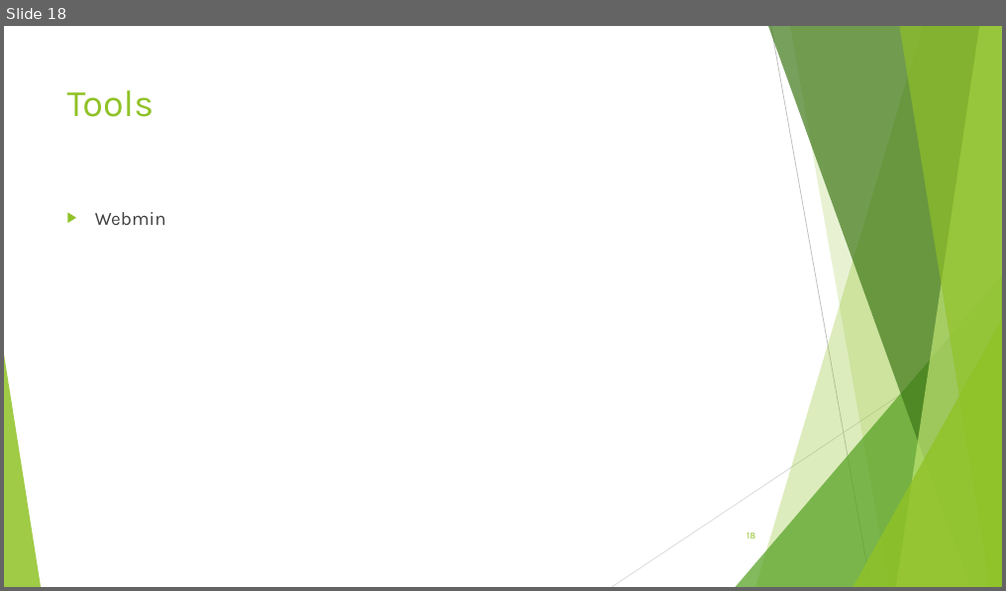
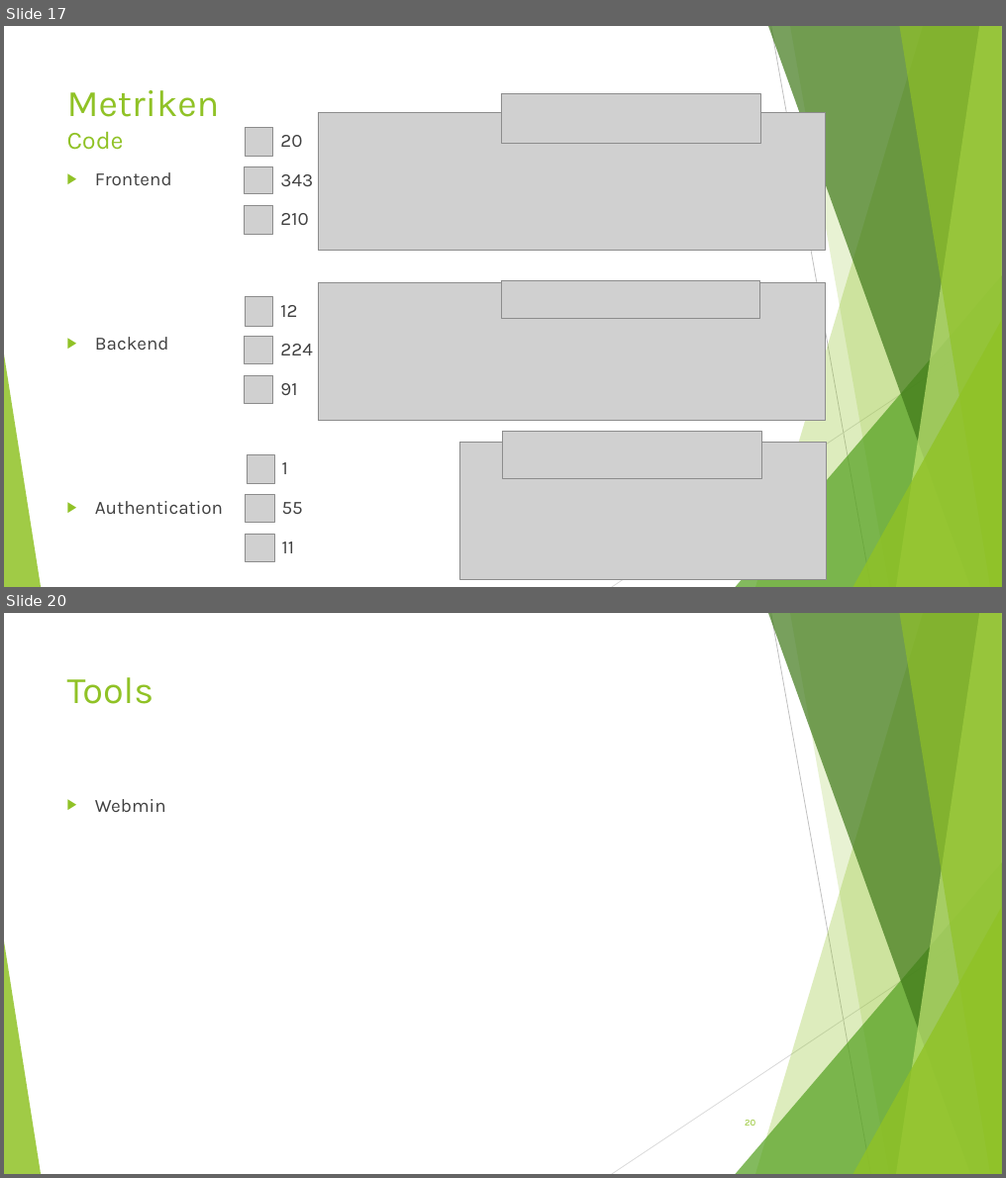
Before and after one commit to BirbsOfPrey/RecipeManager-Project, a slide deck: Präsentation/RecipeManager_Präsentation.pptx. Shown one above the other, each under a label of ours: slide 18 before the commit, slides 17 and 20 after it; the slides between them are not shown. The pictures are 1006x591 and 1006x1178 pixels, drawn with LibreOffice and Linux fonts; fonts in the diff are those of the drawing; grey boxes stand for pictures. Boxes give left, top, right and bottom in pixels: in the first picture for what was removed or moved away, otherwise in the second. Text is boxed around its words. In the diff, an @@ line names an element or a change of style, - is before the commit and + after.

```diff
--- a/Präsentation/RecipeManager_Präsentation.pptx
+++ b/Präsentation/RecipeManager_Präsentation.pptx
@@ slide 17 added at (4,26,1002,587), background #FFFFFF; not listed: 10 template elements that a slide beside it also shows @@
@@ title added at (67,90,220,150), 36 pt, text #90C226 @@
+Metriken
+Code
@@ picture added at (319,113,826,251) @@
@@ picture added at (501,93,761,143) @@
@@ picture added at (246,127,273,157) @@
@@ table added at (273,122,324,240), 3 rows, 1 columns @@
+20
+343
+210
@@ text added at (95,173,223,514), 18 pt, text #404040 @@
+▶ Frontend
+▶ Backend
+▶ Authentication
@@ picture added at (245,167,273,194) @@
@@ picture added at (245,205,273,234) @@
@@ table added at (273,291,324,409), 3 rows, 1 columns @@
+12
+224
+91
@@ picture added at (319,282,826,421) @@
@@ picture added at (501,280,760,319) @@
@@ picture added at (246,297,273,326) @@
@@ picture added at (245,337,273,365) @@
@@ picture added at (245,375,273,404) @@
@@ picture added at (502,432,761,478) @@
@@ picture added at (247,455,274,484) @@
@@ table added at (274,450,325,568), 3 rows, 1 columns @@
+1
+55
+11
@@ picture added at (460,442,828,580) @@
@@ picture added at (246,494,275,522) @@
@@ picture added at (246,534,275,562) @@
@@ what was slide 18 is now slide 20 @@
@@ page number at (745,1120,755,1126): text changed @@
-18
+20
```
Also in this commit, not shown: 2 slides changed, 1 other slide added, 6 other files.
